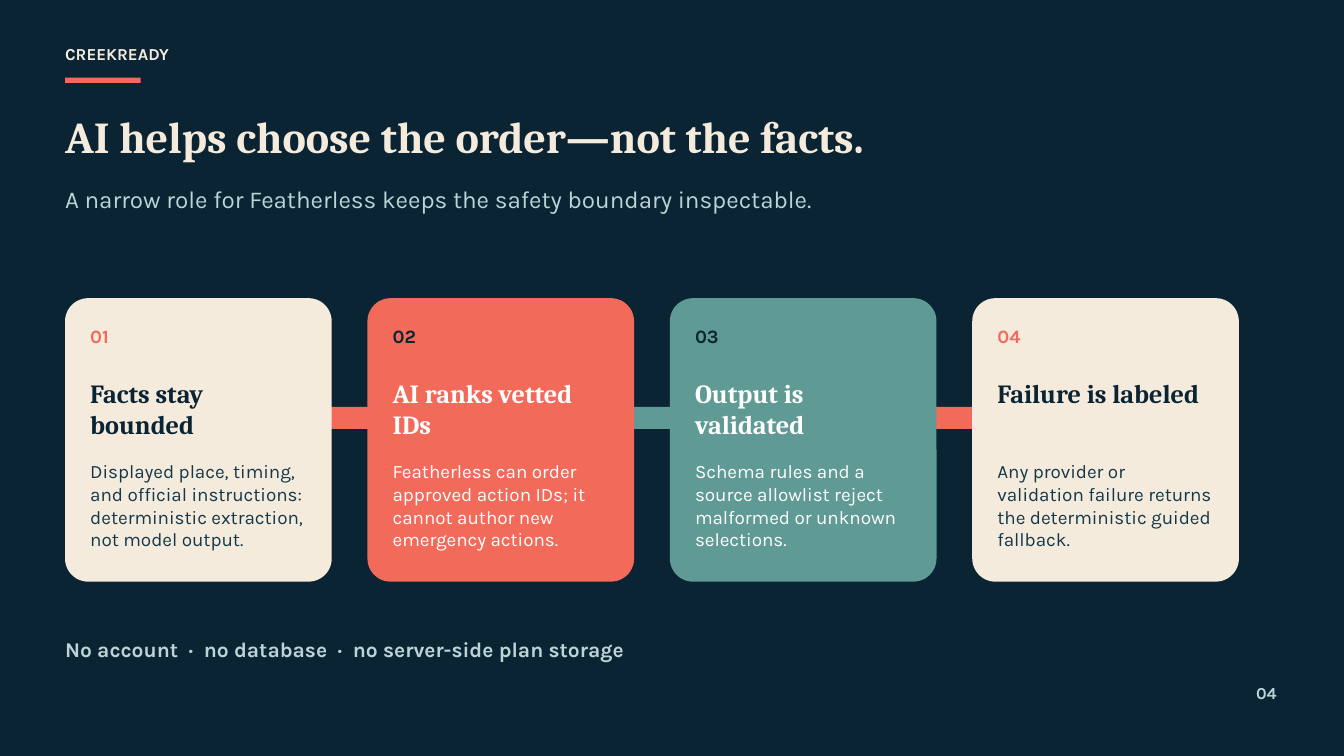
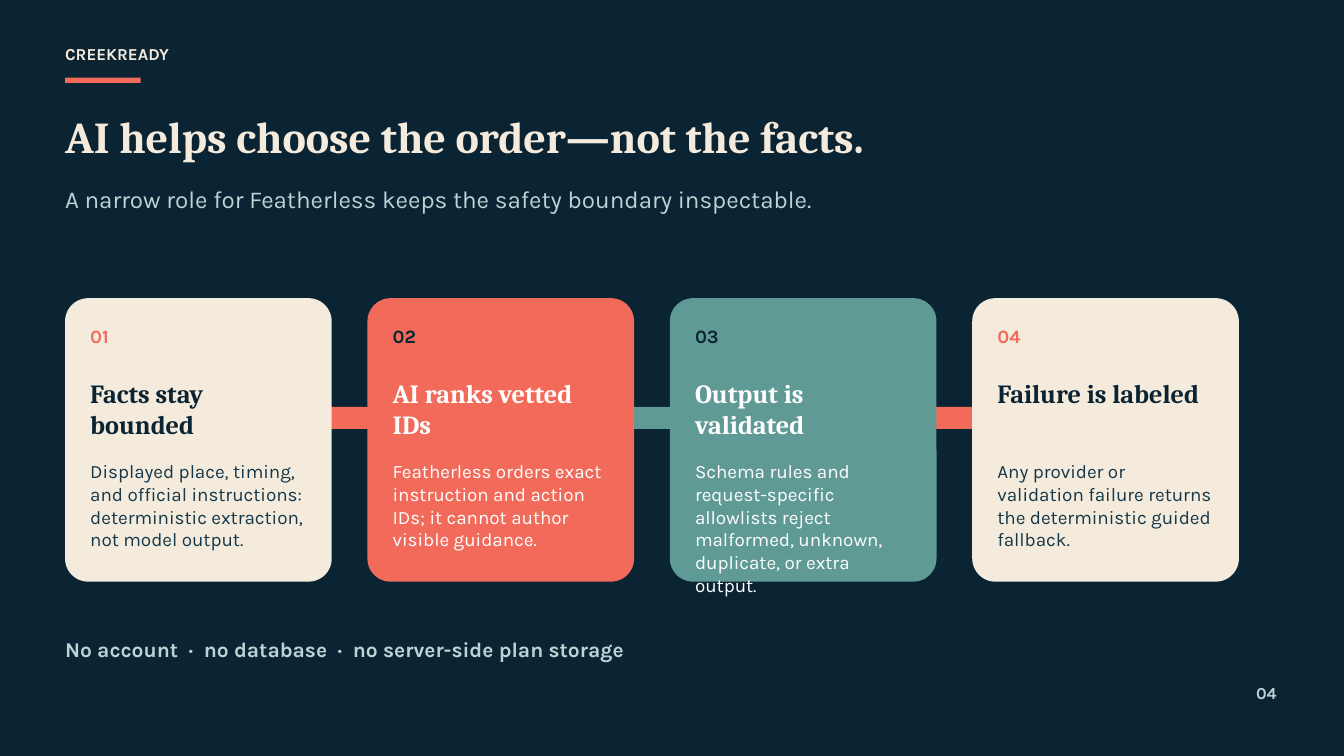
Before and after one commit to nexicturbo/creekready-iris-hacks-iv, a slide deck: slide 4 of docs/CreekReady-Iris-Hacks-IV.pptx. Drawn at 1344x756 pixels with LibreOffice and Linux fonts; fonts in the diff are those of the drawing. Boxes give left, top, right and bottom in pixels: in the first picture for what was removed or moved away, otherwise in the second. Text is boxed around its words. In the diff, an @@ line names an element or a change of style, - is before the commit and + after.

```diff
--- a/docs/CreekReady-Iris-Hacks-IV.pptx
+++ b/docs/CreekReady-Iris-Hacks-IV.pptx
@@ text at (393,465,601,551): text changed @@
-Featherless can order approved action IDs; it cannot author new emergency actions.
+Featherless orders exact instruction and action IDs; it cannot author visible guidance.
@@ text at (695,465,882,597): text changed @@
-Schema rules and a source allowlist reject malformed or unknown selections.
+Schema rules and request-specific allowlists reject malformed, unknown, duplicate, or extra output.
```
Also in this commit, not shown: 1 slide added, 1 slide removed, 21 other files.
